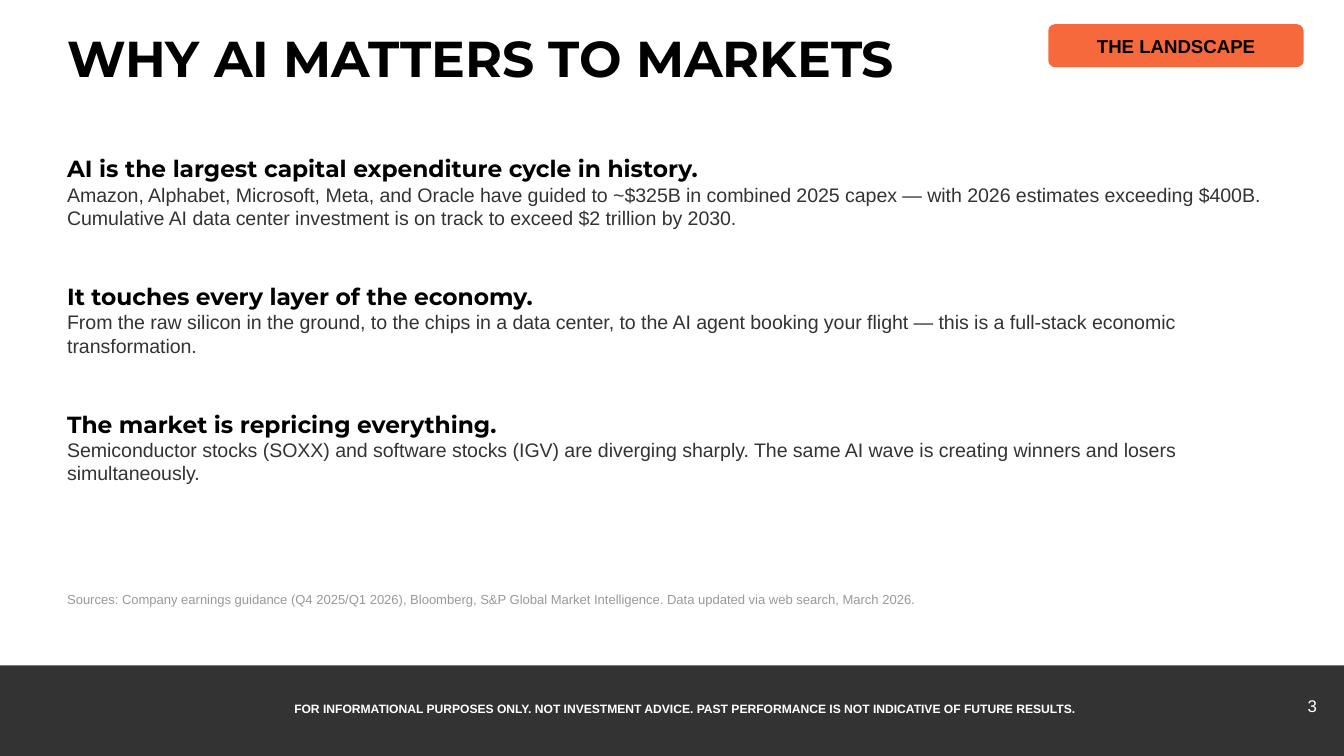
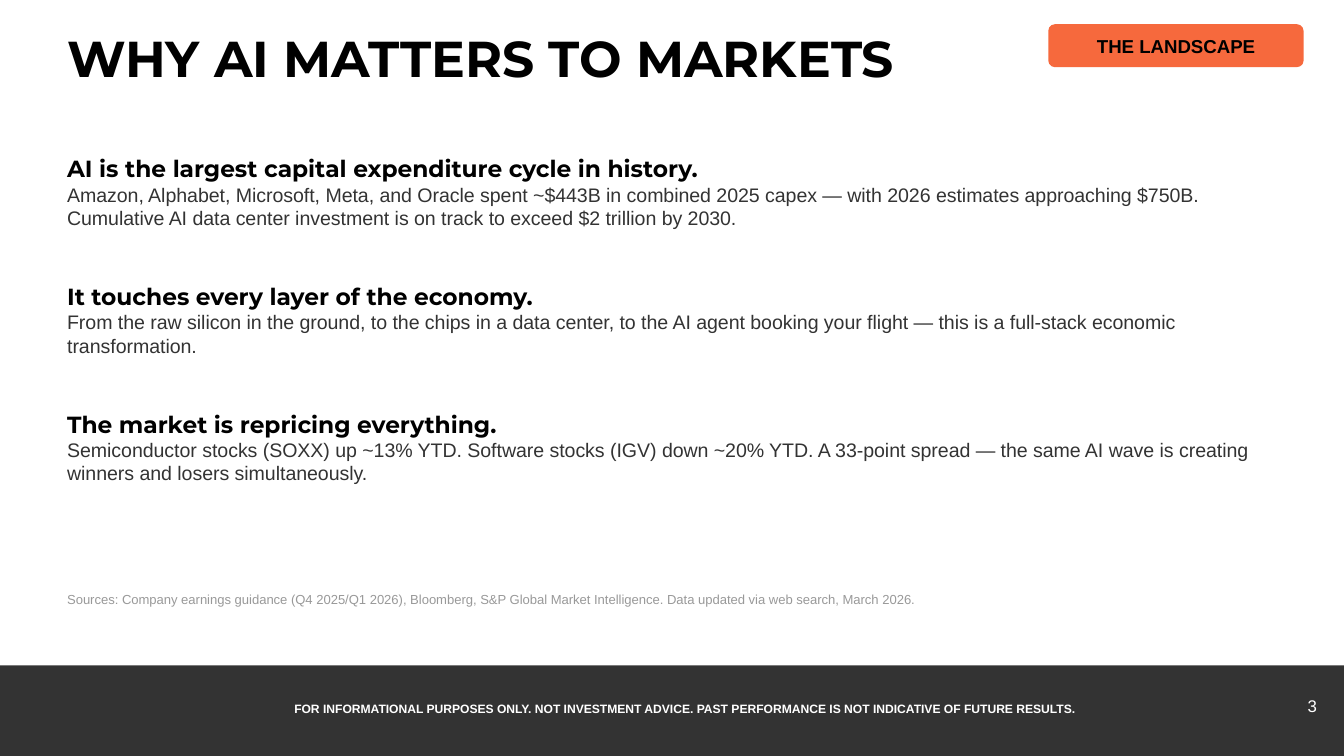
Before and after one commit to samuelcmcclellan-cell/ai-markets-march-2026, a slide deck: slide 3 of AI-Markets-March-2026.pptx. Drawn at 1344x756 pixels with LibreOffice and Linux fonts; fonts in the diff are those of the drawing. Boxes give left, top, right and bottom in pixels: in the first picture for what was removed or moved away, otherwise in the second. Text is boxed around its words. In the diff, an @@ line names an element or a change of style, - is before the commit and + after.

```diff
--- a/AI-Markets-March-2026.pptx
+++ b/AI-Markets-March-2026.pptx
@@ text at (x1=67, y1=187, x2=1199, y2=229): text changed @@
-Amazon, Alphabet, Microsoft, Meta, and Oracle have guided to ~$325B in combined 2025 capex — with 2026 estimates exceeding $400B. Cumulative AI data center investment is on track to exceed $2 trillion by 2030.
+Amazon, Alphabet, Microsoft, Meta, and Oracle spent ~$443B in combined 2025 capex — with 2026 estimates approaching $750B. Cumulative AI data center investment is on track to exceed $2 trillion by 2030.
@@ text at (x1=67, y1=443, x2=1248, y2=484): text changed @@
-Semiconductor stocks (SOXX) and software stocks (IGV) are diverging sharply. The same AI wave is creating winners and losers simultaneously.
+Semiconductor stocks (SOXX) up ~13% YTD. Software stocks (IGV) down ~20% YTD. A 33-point spread — the same AI wave is creating winners and losers simultaneously.
```
Also in this commit, not shown: 6 other slides changed, 8 other files.
